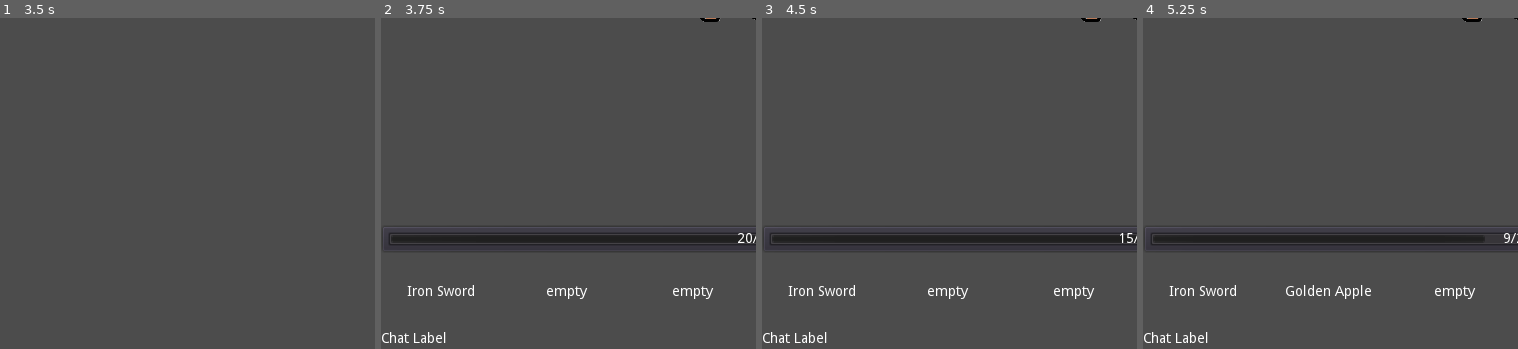
Above: before the commit, frames 1-4 (left to right).
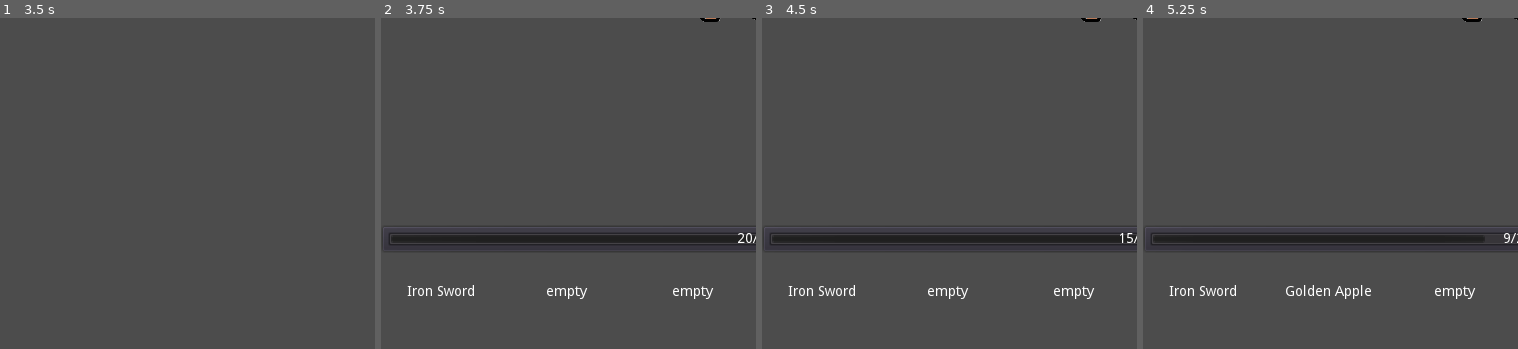
Above: after the commit, the same moments.

Repository: SirDogeGD/projects
Game: Godot game, scene res://scenes/main.tscn
Two runs of this game, one before a commit and one after it. Both use one fixed random seed, a clock stepped at 60 frames per second and the inputs below.
Inputs (mouse positions are % of the whole screen's width and height, from its top left):
- Up to frame 1 (3.5 s): click "Start" at 0.5 s; click "Shop" at 1.25 s; click "Back" at 2 s; click "Jump Down" at 2.75 s
- Up to frame 2 (3.75 s): click "Choose" at 3.5 s
- Up to frame 3 (4.5 s): tap Enter at 4.25 s; move the mouse to (72, 51) at 4.27 s; click (72, 51) at 4.35 s
- Up to frame 4 (5.25 s): tap Space at 5 s; move the mouse to (30, 62) at 5.02 s; click (30, 62) at 5.1 s
The pictures show only the part of the screen within x 0-50%, y 50-100%; the shares and areas given below are measured in that part.

Frame 1 is identical in both runs. In frame 2, 0.2% of the frame differs, in the area x 0-18%, y 94-99%; in frame 3, 0.2%; in frame 4, 0.2%.

Commit message:
overdrive
added "overdrive" mechanic
added chat maker

not added
overdrive onDeath
makes chat lines when needed

Diff:
--- a/idlegame/project.godot
+++ b/idlegame/project.godot
@@ -24,12 +24,14 @@
 you="*res://scripts/you.gd"
 stats="*res://scripts/stats.gd"
 item_creator="*res://scripts/items/item_creator.gd"
-inventory="*res://scripts/inventory.gd"
 guy="res://scripts/guy.gd"
 heal_perks="*res://scripts/heal_perks.gd"
 perk_info="*res://scripts/perks/perk_info.gd"
 scene_handler="*res://scripts/scene_handler.gd"
 effect_handler="*res://scripts/effects/effect_handler.gd"
+megastreak_handler="*res://scripts/megastreak_handler.gd"
+inventory="*res://scripts/inventory.gd"
+chat="*res://scripts/ui/chat.gd"
 
 [display]
 
--- /dev/null
+++ b/idlegame/scenes/UI/inventory.tscn
@@ -0,0 +1,151 @@
+[gd_scene load_steps=2 format=2]
+
+[ext_resource path="res://scripts/inventory.gd" type="Script" id=1]
+
+[node name="Control" type="Control"]
+anchor_right = 1.0
+anchor_bottom = 1.0
+script = ExtResource( 1 )
+__meta__ = {
+"_edit_use_anchors_": false
+}
+
+[node name="HBoxInventory" type="HBoxContainer" parent="."]
+anchor_left = 0.5
+anchor_top = 0.5
+anchor_right = 0.5
+anchor_bottom = 0.5
+margin_left = -375.0
+margin_top = -20.0
+margin_right = 375.0
+margin_bottom = 20.0
+size_flags_horizontal = 3
+size_flags_vertical = 3
+__meta__ = {
+"_edit_use_anchors_": false
+}
+
+[node name="Slot1" type="CenterContainer" parent="HBoxInventory"]
+margin_right = 121.0
+margin_bottom = 40.0
+size_flags_horizontal = 3
+size_flags_vertical = 3
+
+[node name="Vbox" type="VBoxContainer" parent="HBoxInventory/Slot1"]
+margin_left = 40.0
+margin_top = 13.0
+margin_right = 81.0
+margin_bottom = 27.0
+size_flags_horizontal = 3
+size_flags_vertical = 3
+
+[node name="Item" type="Label" parent="HBoxInventory/Slot1/Vbox"]
+margin_right = 41.0
+margin_bottom = 14.0
+text = "empty"
+align = 1
+
+[node name="Slot2" type="CenterContainer" parent="HBoxInventory"]
+margin_left = 125.0
+margin_right = 246.0
+margin_bottom = 40.0
+size_flags_horizontal = 3
+size_flags_vertical = 3
+
+[node name="Vbox2" type="VBoxContainer" parent="HBoxInventory/Slot2"]
+margin_left = 40.0
+margin_top = 13.0
+margin_right = 81.0
+margin_bottom = 27.0
+size_flags_horizontal = 3
+size_flags_vertical = 3
+
+[node name="Item2" type="Label" parent="HBoxInventory/Slot2/Vbox2"]
+margin_right = 41.0
+margin_bottom = 14.0
+text = "empty"
+align = 1
+
+[node name="Slot3" type="CenterContainer" parent="HBoxInventory"]
+margin_left = 250.0
+margin_right = 371.0
+margin_bottom = 40.0
+size_flags_horizontal = 3
+size_flags_vertical = 3
+
+[node name="Vbox3" type="VBoxContainer" parent="HBoxInventory/Slot3"]
+margin_left = 40.0
+margin_top = 13.0
+margin_right = 81.0
+margin_bottom = 27.0
+size_flags_horizontal = 3
+size_flags_vertical = 3
+
+[node name="Item3" type="Label" parent="HBoxInventory/Slot3/Vbox3"]
+margin_right = 41.0
+margin_bottom = 14.0
+text = "empty"
+align = 1
+
+[node name="Slot4" type="CenterContainer" parent="HBoxInventory"]
+margin_left = 375.0
+margin_right = 496.0
+margin_bottom = 40.0
+size_flags_horizontal = 3
+size_flags_vertical = 3
+
+[node name="Vbox4" type="VBoxContainer" parent="HBoxInventory/Slot4"]
+margin_left = 40.0
+margin_top = 13.0
+margin_right = 81.0
+margin_bottom = 27.0
+size_flags_horizontal = 3
+size_flags_vertical = 3
+
+[node name="Item4" type="Label" parent="HBoxInventory/Slot4/Vbox4"]
+margin_right = 41.0
+margin_bottom = 14.0
+text = "empty"
+align = 1
+
+[node name="Slot5" type="CenterContainer" parent="HBoxInventory"]
+margin_left = 500.0
+margin_right = 621.0
+margin_bottom = 40.0
+size_flags_horizontal = 3
+size_flags_vertical = 3
+
+[node name="Vbox5" type="VBoxContainer" parent="HBoxInventory/Slot5"]
+margin_left = 40.0
+margin_top = 13.0
+margin_right = 81.0
+margin_bottom = 27.0
+size_flags_horizontal = 3
+size_flags_vertical = 3
+
+[node name="Item5" type="Label" parent="HBoxInventory/Slot5/Vbox5"]
+margin_right = 41.0
+margin_bottom = 14.0
+text = "empty"
+align = 1
+
+[node name="Slot6" type="CenterContainer" parent="HBoxInventory"]
+margin_left = 625.0
+margin_right = 750.0
+margin_bottom = 40.0
+size_flags_horizontal = 3
+size_flags_vertical = 3
+
+[node name="Vbox6" type="VBoxContainer" parent="HBoxInventory/Slot6"]
+margin_left = 42.0
+margin_top = 13.0
+margin_right = 83.0
+margin_bottom = 27.0
+size_flags_horizontal = 3
+size_flags_vertical = 3
+
+[node name="Item6" type="Label" parent="HBoxInventory/Slot6/Vbox6"]
+margin_right = 41.0
+margin_bottom = 14.0
+text = "empty"
+align = 1
--- a/idlegame/scenes/camp.tscn
+++ b/idlegame/scenes/camp.tscn
@@ -1,7 +1,8 @@
 [gd_scene load_steps=3 format=2]
 
 [ext_resource path="res://scripts/camp.gd" type="Script" id=1]
-[ext_resource path="res://scenes/inventory.tscn" type="PackedScene" id=2]
+[ext_resource path="res://scenes/UI/inventory.tscn" type="PackedScene" id=2]
+
 
 [node name="main" type="Node2D"]
 script = ExtResource( 1 )
--- a/idlegame/scenes/fight.tscn
+++ b/idlegame/scenes/fight.tscn
@@ -1,7 +1,7 @@
 [gd_scene load_steps=3 format=2]
 
 [ext_resource path="res://scripts/fight.gd" type="Script" id=1]
-[ext_resource path="res://scenes/inventory.tscn" type="PackedScene" id=2]
+[ext_resource path="res://scenes/UI/inventory.tscn" type="PackedScene" id=2]
 
 [node name="main" type="Node2D"]
 script = ExtResource( 1 )
@@ -133,7 +133,7 @@
 size_flags_horizontal = 3
 size_flags_vertical = 3
 
-[node name="Control" parent="C1/CInv/CCInv" instance=ExtResource( 2 )]
+[node name="Inv" parent="C1/CInv/CCInv" instance=ExtResource( 2 )]
 anchor_right = 0.0
 anchor_bottom = 0.0
 margin_left = 375.0
@@ -148,14 +148,11 @@
 size_flags_horizontal = 3
 size_flags_vertical = 3
 
-[node name="Label" type="Label" parent="C1/CChF"]
+[node name="Lchat" type="Label" parent="C1/CChF"]
 margin_right = 750.0
 margin_bottom = 104.0
 size_flags_horizontal = 3
 size_flags_vertical = 3
-text = "Chat Label
-
-"
 
 [node name="CF" type="CenterContainer" parent="C1/CChF"]
 visible = false
--- a/idlegame/scenes/inventory.tscn
+++ /dev/null
@@ -1,151 +0,0 @@
-[gd_scene load_steps=2 format=2]
-
-[ext_resource path="res://scripts/inventory.gd" type="Script" id=1]
-
-[node name="Control" type="Control"]
-anchor_right = 1.0
-anchor_bottom = 1.0
-script = ExtResource( 1 )
-__meta__ = {
-"_edit_use_anchors_": false
-}
-
-[node name="HBoxInventory" type="HBoxContainer" parent="."]
-anchor_left = 0.5
-anchor_top = 0.5
-anchor_right = 0.5
-anchor_bottom = 0.5
-margin_left = -375.0
-margin_top = -20.0
-margin_right = 375.0
-margin_bottom = 20.0
-size_flags_horizontal = 3
-size_flags_vertical = 3
-__meta__ = {
-"_edit_use_anchors_": false
-}
-
-[node name="Slot1" type="CenterContainer" parent="HBoxInventory"]
-margin_right = 121.0
-margin_bottom = 59.0
-size_flags_horizontal = 3
-size_flags_vertical = 3
-
-[node name="Vbox" type="VBoxContainer" parent="HBoxInventory/Slot1"]
-margin_left = 40.0
-margin_top = 22.0
-margin_right = 81.0
-margin_bottom = 36.0
-size_flags_horizontal = 3
-size_flags_vertical = 3
-
-[node name="Item" type="Label" parent="HBoxInventory/Slot1/Vbox"]
-margin_right = 41.0
-margin_bottom = 14.0
-text = "empty"
-align = 1
-
-[node name="Slot2" type="CenterContainer" parent="HBoxInventory"]
-margin_left = 125.0
-margin_right = 246.0
-margin_bottom = 59.0
-size_flags_horizontal = 3
-size_flags_vertical = 3
-
-[node name="Vbox2" type="VBoxContainer" parent="HBoxInventory/Slot2"]
-margin_left = 40.0
-margin_top = 22.0
-margin_right = 81.0
-margin_bottom = 36.0
-size_flags_horizontal = 3
-size_flags_vertical = 3
-
-[node name="Item2" type="Label" parent="HBoxInventory/Slot2/Vbox2"]
-margin_right = 41.0
-margin_bottom = 14.0
-text = "empty"
-align = 1
-
-[node name="Slot3" type="CenterContainer" parent="HBoxInventory"]
-margin_left = 250.0
-margin_right = 371.0
-margin_bottom = 59.0
-size_flags_horizontal = 3
-size_flags_vertical = 3
-
-[node name="Vbox3" type="VBoxContainer" parent="HBoxInventory/Slot3"]
-margin_left = 40.0
-margin_top = 22.0
-margin_right = 81.0
-margin_bottom = 36.0
-size_flags_horizontal = 3
-size_flags_vertical = 3
-
-[node name="Item3" type="Label" parent="HBoxInventory/Slot3/Vbox3"]
-margin_right = 41.0
-margin_bottom = 14.0
-text = "empty"
-align = 1
-
-[node name="Slot4" type="CenterContainer" parent="HBoxInventory"]
-margin_left = 375.0
-margin_right = 496.0
-margin_bottom = 59.0
-size_flags_horizontal = 3
-size_flags_vertical = 3
-
-[node name="Vbox4" type="VBoxContainer" parent="HBoxInventory/Slot4"]
-margin_left = 40.0
-margin_top = 22.0
-margin_right = 81.0
-margin_bottom = 36.0
-size_flags_horizontal = 3
-size_flags_vertical = 3
-
-[node name="Item4" type="Label" parent="HBoxInventory/Slot4/Vbox4"]
-margin_right = 41.0
-margin_bottom = 14.0
-text = "empty"
-align = 1
-
-[node name="Slot5" type="CenterContainer" parent="HBoxInventory"]
-margin_left = 500.0
-margin_right = 621.0
-margin_bottom = 59.0
-size_flags_horizontal = 3
-size_flags_vertical = 3
-
-[node name="Vbox5" type="VBoxContainer" parent="HBoxInventory/Slot5"]
-margin_left = 40.0
-margin_top = 22.0
-margin_right = 81.0
-margin_bottom = 36.0
-size_flags_horizontal = 3
-size_flags_vertical = 3
-
-[node name="Item5" type="Label" parent="HBoxInventory/Slot5/Vbox5"]
-margin_right = 41.0
-margin_bottom = 14.0
-text = "empty"
-align = 1
-
-[node name="Slot6" type="CenterContainer" parent="HBoxInventory"]
-margin_left = 625.0
-margin_right = 750.0
-margin_bottom = 59.0
-size_flags_horizontal = 3
-size_flags_vertical = 3
-
-[node name="Vbox6" type="VBoxContainer" parent="HBoxInventory/Slot6"]
-margin_left = 42.0
-margin_top = 22.0
-margin_right = 83.0
-margin_bottom = 36.0
-size_flags_horizontal = 3
-size_flags_vertical = 3
-
-[node name="Item6" type="Label" parent="HBoxInventory/Slot6/Vbox6"]
-margin_right = 41.0
-margin_bottom = 14.0
-text = "empty"
-align = 1
--- a/idlegame/scripts/effects/effect_handler.gd
+++ b/idlegame/scripts/effects/effect_handler.gd
@@ -16,7 +16,6 @@
 	w.add_effect(e)
 
 func turn(who):
-	print(who.get_effects())
 	for e in who.get_effects():
 		match e.get_name():
 			"r":
--- a/idlegame/scripts/enemy.gd
+++ b/idlegame/scripts/enemy.gd
@@ -6,7 +6,6 @@
 	pass
 
 func death():
-	you.kill()
 	scene_handler.next_scene()
 
 func knockback(power):
--- a/idlegame/scripts/fight.gd
+++ b/idlegame/scripts/fight.gd
@@ -17,7 +17,8 @@
 	$C1/TB/LG.set_text("Gold: " + String(stats.gold))
 	$C1/TB/LS.set_text("Streak: " + String(you.streak))
 	update_hp()
-	$C1/CInv/CCInv/Control.fill()
+	$C1/CInv/CCInv/Inv.fill()
+	$C1/CChF/Lchat.set_text(chat.make_chat())
 
 func update_hp():
 	$C1/CInv/CHP/PBHP.max_value = you.hp
@@ -63,6 +64,8 @@
 	#you attack enemy
 	atk(you, enemy, you.get_inv_slot(you.get_selected()))
 	if(isDead(enemy)):
+		you.kill()
+		chat.make_chat()
 		enemy.death()
 		new_enemy()
 	else:
@@ -101,8 +104,6 @@
 	var dict = a.get_upgrades()
 	var boost = 1 + dict["dmgboost"]/100
 	dmg = dmg * boost
-#	weapon true perks
-#	TODO
 	return dmg
 
 #calculate dmg based on input dmg and persons armor
@@ -118,6 +119,8 @@
 		d = d * 0.99
 #	armor true def
 	d = p.defensive_three(a, b, d)
+#	megastreak true dmg
+	d = d + b.mtd
 	return d
 
 #check if guy is dead
--- a/idlegame/scripts/guy.gd
+++ b/idlegame/scripts/guy.gd
@@ -6,8 +6,6 @@
 var armor = 10
 var streak = 0
 
-var mega = "od"
-var attack_speed = 1000
 var invsize = 6
 var inv = {}
 var heal_perk = "gap"
@@ -20,6 +18,13 @@
 	"defboost":0,
 	"elgato":0
 }
+
+#megastreak variables (dmg taken, resource rewards)
+var mega = "od"
+var mtd = 0
+var md = 0
+var mgb = 0
+var mxpb = 0
 
 func _ready():
 	pass
@@ -111,7 +116,6 @@
 	rng.randomize()
 	self.current_hp = rng.randf_range(self.hp/2, self.hp)
 
-#add effect name, level, duration
 func add_effect(e):
 	effects.append(e)
 
@@ -120,3 +124,16 @@
 
 func get_effects():
 	return self.effects
+
+func set_mega(name):
+	mega = name
+
+func get_mega():
+	return mega
+
+func update_megas():
+	var arr = megastreak_handler.get_all(self, streak)
+	mtd = arr[0]
+	md = arr[1]
+	mgb = arr[2]
+	mxpb = arr[3]
--- /dev/null
+++ b/idlegame/scripts/megastreak_handler.gd
@@ -0,0 +1,44 @@
+extends Node
+
+func get_all(who, s):
+	var mega = who.get_mega()
+	return([get_true(mega, s), get_dmg(mega, s), get_gboost(mega, s), get_xpboost(mega, s)])
+
+func get_true(name, s):
+	match name:
+		"od":
+			if s >= 10:
+				var dmg : float = ((float(s) - 10) / 5) / 10
+				return dmg
+		"b":
+			return 0
+	return 0
+
+func get_dmg(name, s):
+	match name:
+		"od":
+			return 0
+		"b":
+			if s >= 20:
+				pass
+	return 0
+
+func get_gboost(name, s):
+	match name:
+		"od":
+			if s >= 10:
+				return 0.5
+		"b":
+			if s>= 20:
+				return 0.75
+	return 0
+
+func get_xpboost(name, s):
+	match name:
+		"od":
+			if s >= 10:
+				return 1
+		"b":
+			if s>= 20:
+				return 0.5
+	return 0
--- a/idlegame/scripts/runshop.gd
+++ b/idlegame/scripts/runshop.gd
@@ -30,13 +30,16 @@
 		return false
 
 func _on_B1_pressed():
-	buy("sword")
+	if $VBox/ShopItems/C1/B.text != "bought":
+		buy("sword")
 
 func _on_B2_pressed():
-	buy("boots")
+	if $VBox/ShopItems/C2/B.text != "bought":
+		buy("boots")
 
 func _on_B3_pressed():
-	buy("cp")
+	if $VBox/ShopItems/C3/B.text != "bought":
+		buy("cp")
 
 func check_bought():
 	if you.perks.has(6):
--- /dev/null
+++ b/idlegame/scripts/ui/chat.gd
@@ -0,0 +1,26 @@
+extends Control
+
+var chat = ["", "", "", ""]
+
+func make_chat():
+	return(chat[0] + "\n" + chat[1] + "\n" + chat[2] + "\n" + chat[3])
+
+func add(line):
+	if chat.has(""):
+		chat[chat.find("")] = line
+	else:
+		chat[0] = chat[1]
+		chat[1] = chat[2]
+		chat[2] = chat[3]
+		chat[3] = line
+
+func kill_msg(arr):
+	add("Kill! you earned " + String(arr[0]) + " xp and " + String(arr[1]) + " gold")
+
+func mega(name):
+	match name:
+		"od":
+			add("Overdrive Activated!")
+
+func clear():
+	chat = ["", "", "", ""]
--- a/idlegame/scripts/you.gd
+++ b/idlegame/scripts/you.gd
@@ -17,10 +17,14 @@
 
 func kill():
 	you.streak += 1
-	stats.add_stats("xp", calc_xp())
-	stats.add_stats("g", calc_gold())
+	update_megas()
+	var xp = calc_xp()
+	var gold = calc_gold()
+	stats.add_stats("xp", xp)
+	stats.add_stats("g", gold)
 	stats.add_stats("k", 1)
 	get_on_kill_heal()
+	return[xp, gold]
 
 func set_selected(s):
 	selected = s
@@ -47,6 +51,8 @@
 #	xpboost
 	var xpboost = 1 + float(upgrades["xpboost"])/10
 	base = base * xpboost
+#	megastreak xp boost
+	base = base * (mxpb + 1)
 	return base
 
 func calc_gold():
@@ -57,4 +63,6 @@
 #	gold boost
 	var gboost = 1 + float(upgrades["gboost"])/10
 	base = base * gboost
+#	megastreak gold boost
+	base = base * (mgb + 1)
 	return base
Not shown, changed: idlegame/export_presets.cfg
Not shown, added: idlegame/versions/1.2/game.exe
Not shown, added: idlegame/versions/1.2/game.pck
